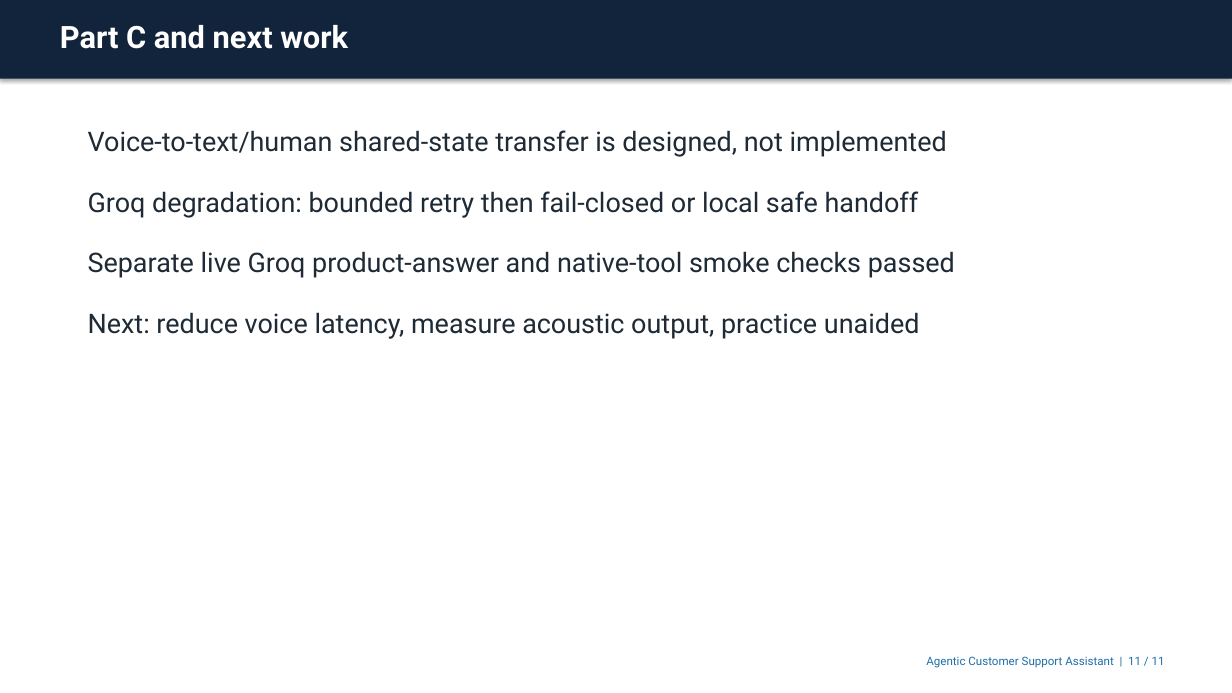
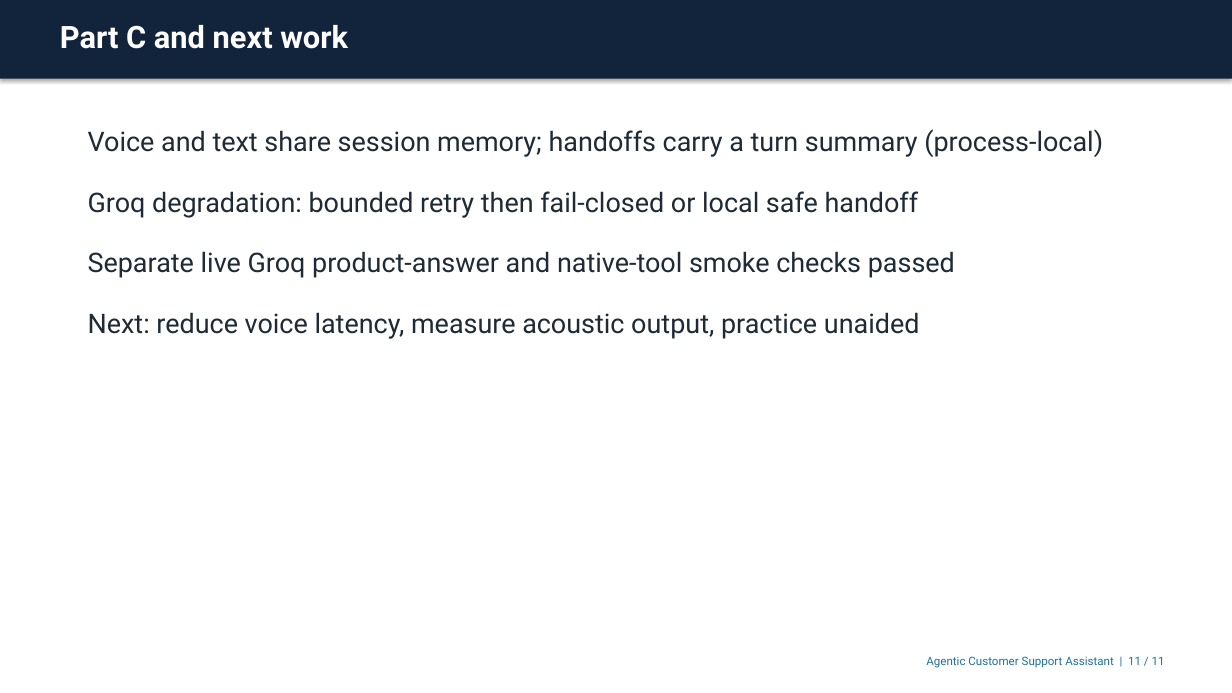
Before and after one commit to amit253/Agentic-Customer-Support-Assistant, a slide deck: slide 11 of presentation/agentic-customer-support.pptx. Drawn at 1232x693 pixels with LibreOffice and Linux fonts; fonts in the diff are those of the drawing. Boxes give left, top, right and bottom in pixels: in the first picture for what was removed or moved away, otherwise in the second. Text is boxed around its words. In the diff, an @@ line names an element or a change of style, - is before the commit and + after.

```diff
--- a/presentation/agentic-customer-support.pptx
+++ b/presentation/agentic-customer-support.pptx
@@ text at (88, 129, 1103, 157): text changed @@
-Voice-to-text/human shared-state transfer is designed, not implemented
+Voice and text share session memory; handoffs carry a turn summary (process-local)
```
Also in this commit, not shown: 4 other slides changed, 17 other files.
